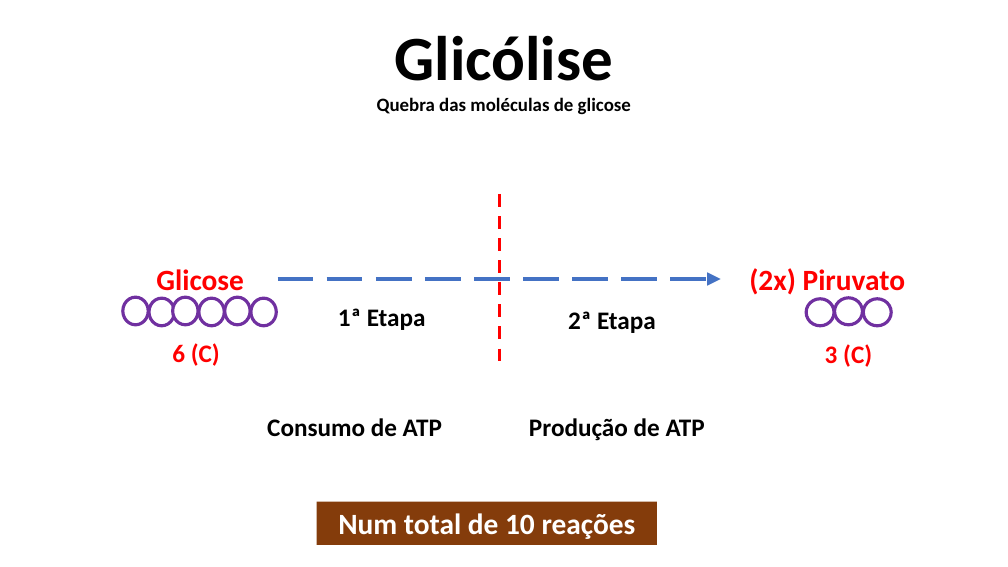
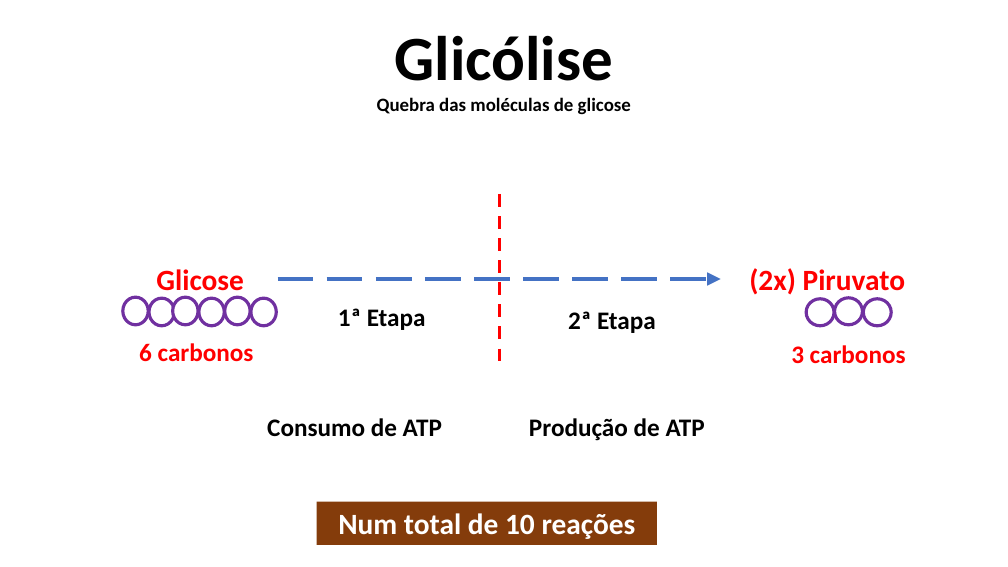
Before and after one commit to daniloasdotcom/Bioquimica-com-Danilo, a slide deck: slide 2 of static/aulas/glicolise.pptx. Drawn at 1008x567 pixels with LibreOffice and Linux fonts; fonts in the diff are those of the drawing. Boxes give left, top, right and bottom in pixels: in the first picture for what was removed or moved away, otherwise in the second. Text is boxed around its words. In the diff, an @@ line names an element or a change of style, - is before the commit and + after.

```diff
--- a/static/aulas/glicolise.pptx
+++ b/static/aulas/glicolise.pptx
@@ text at [139,343,254,362]: text changed @@
-6 (C)
+6 carbonos
@@ text at [791,345,906,364]: text changed @@
-3 (C)
+3 carbonos
```
Also in this commit, not shown: 15 other slides changed, 25 other files.
